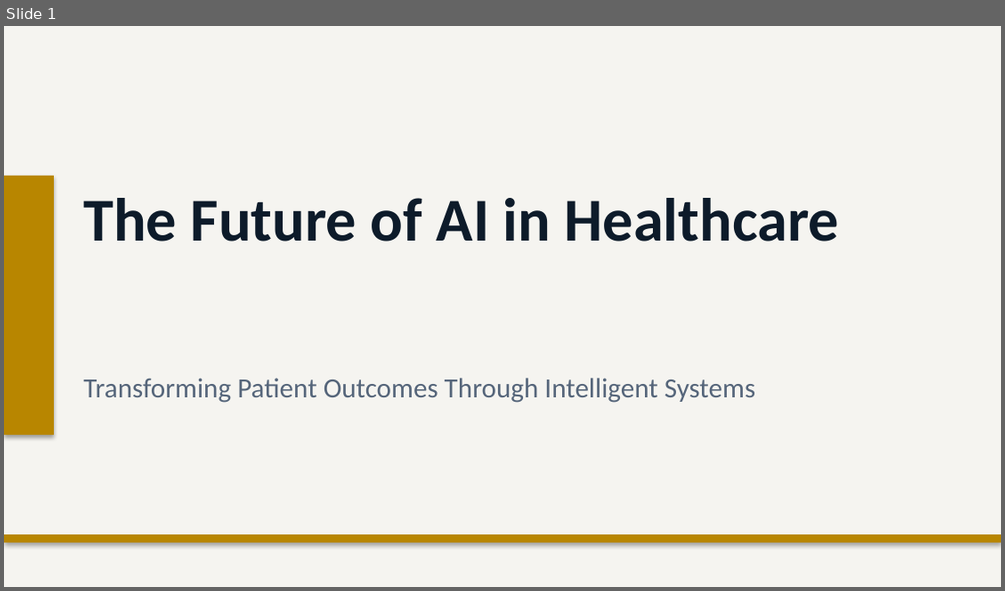
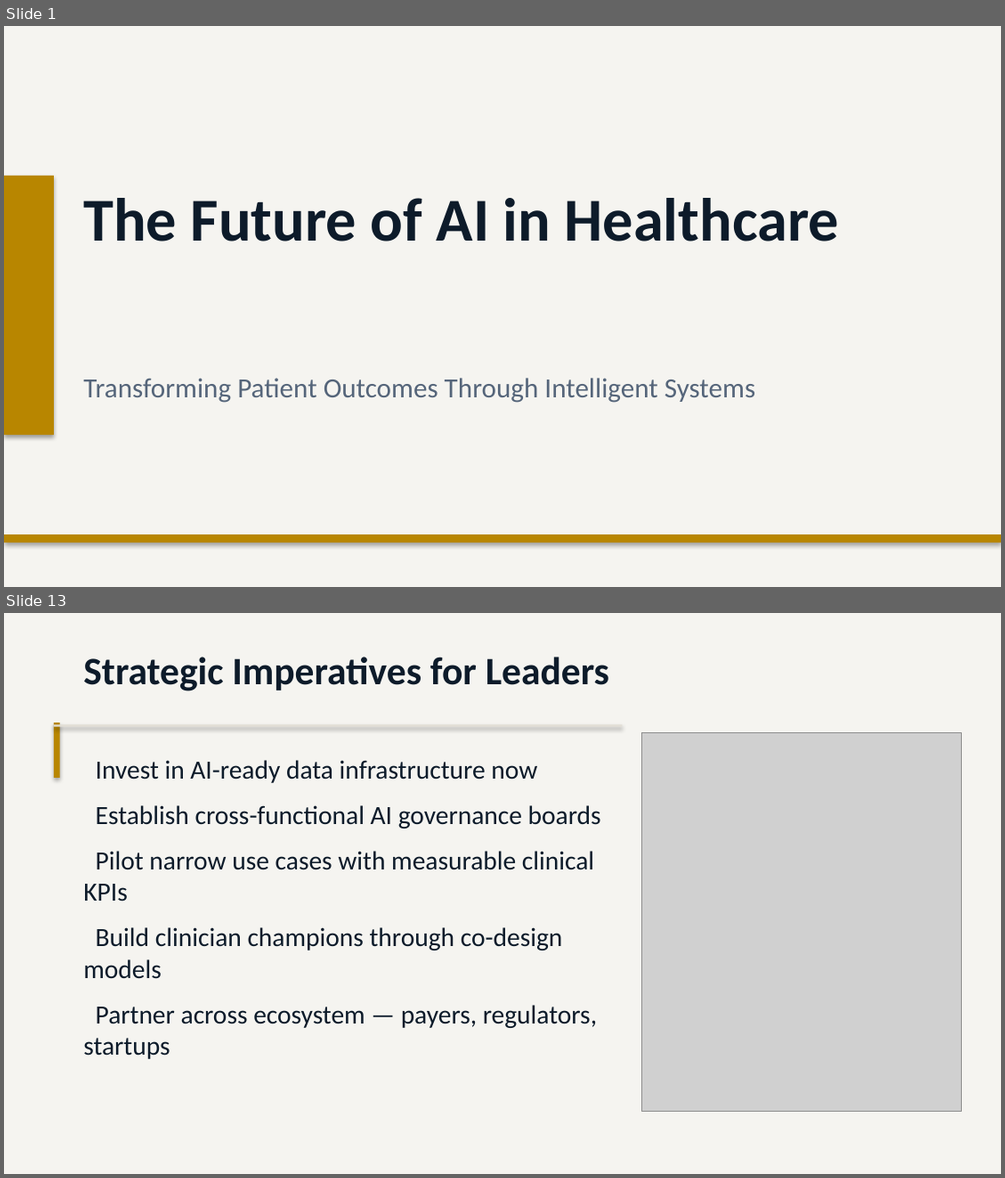
Before and after one commit to Moodswing9/claude-deck-generator, a slide deck: The Future of AI in Healthcare.pptx. Shown one above the other, each under a label of ours: slide 1 before the commit, slides 1 and 13 after it; the slides between them are not shown. The pictures are 1005x591 and 1005x1178 pixels, drawn with LibreOffice and Linux fonts; fonts in the diff are those of the drawing; grey boxes stand for pictures. Boxes give left, top, right and bottom in pixels: in the first picture for what was removed or moved away, otherwise in the second. Text is boxed around its words. In the diff, an @@ line names an element or a change of style, - is before the commit and + after.

```diff
--- a/The Future of AI in Healthcare.pptx
+++ b/The Future of AI in Healthcare.pptx
@@ slide 13 added at (4,613,1001,1174), background #F5F4F0 @@
@@ text added at (83,657,609,691), 28 pt, text #0D1B2A, bold @@
+Strategic Imperatives for Leaders
@@ rectangle added at (54,722,60,778), fill #B88600 @@
@@ rectangle added at (54,724,622,727), fill #E2DED5 @@
@@ picture added at (642,732,961,1111) @@
@@ text added at (83,760,601,1059), 19 pt, text #0D1B2A @@
+Invest in AI-ready data infrastructure now
+Establish cross-functional AI governance boards
+Pilot narrow use cases with measurable clinical KPIs
+Build clinician champions through co-design models
+Partner across ecosystem — payers, regulators, startups
```
Also in this commit, not shown: 5 slides changed, 7 other slides added, 7 slides removed, 1 other file.
